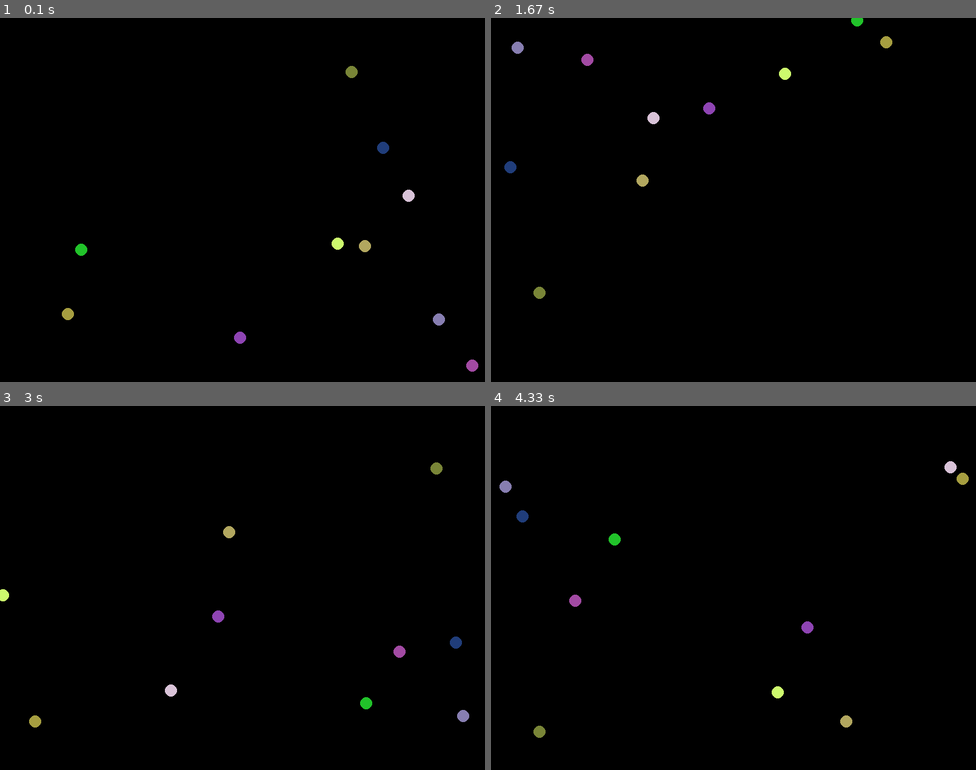
Above: before the commit, frames 1-4 (two rows, left to right).
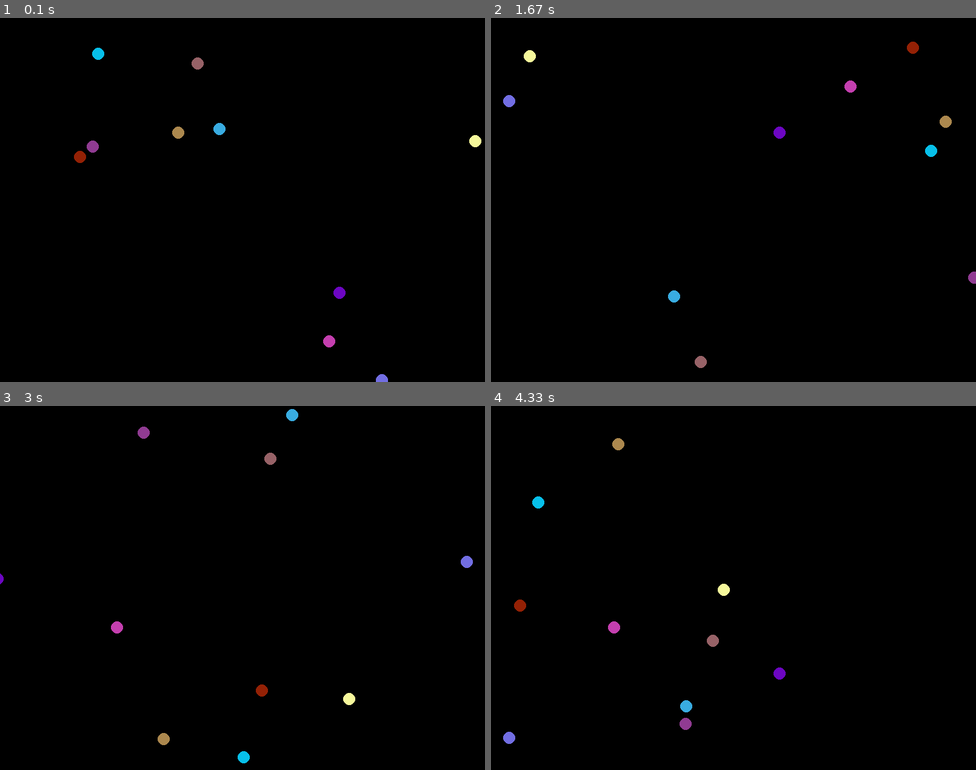
Above: after the commit, the same moments.

Repository: cascales27/katapygame
Game: pygame game, started from ball.py
Two runs of this game, one before a commit and one after it. Both use one fixed random seed, a clock stepped at 60 frames per second and the inputs below.
Inputs:
- Up to frame 1 (0.1 s): no input
- Up to frame 2 (1.67 s): no input
- Up to frame 3 (3 s): no input
- Up to frame 4 (4.33 s): no input

The runs differ from the first frame. In frame 1, 1.3% of the frame differs, in the area x 12-100%, y 8-100%; in frame 2, 1.2%; in frame 3, 1.2%; in frame 4, 1.3%, in the area x 1-99%, y 8-93%.

Commit message:
conclass

Diff:
--- a/ball.py
+++ b/ball.py
@@ -26,6 +26,66 @@
 pantalla = pg.display.set_mode((ANCHO, ALTO))
 reloj = pg.time.Clock()
 
+class Bola():
+    def __init__(self, x, y, vx, vy, color):
+        import pygame as pg
+import sys
+from random import randint
+def rebotaX(x):
+    if x <=0 or x >=ANCHO:
+        return -1
+    return 1
+def rebotaY(y):
+    if y <=0 or y >=ALTO:
+        return -1
+    return 1
+ROJO = (255, 0, 0)
+AZUL = (0, 0, 255)
+VERDE = (0, 255, 0)
+NEGRO = (0, 0, 0)
+ANCHO = 800
+ALTO = 600
+pg.init()
+pantalla = pg.display.set_mode((ANCHO, ALTO))
+reloj = pg.time.Clock()
+class Bola():
+    def __init__(self, x, y, vx, vy, color):
+        self.x = x
+        self.y = y
+        self.vx = vx
+        self.vy = vy
+        self.color = color
+
+bolas = []
+for _ in range(10):
+    bola = Bola(randint(0, ANCHO),
+                randint(0, ALTO),
+                randint(5, 10),
+                randint(5, 10),
+                (randint(0, 255), randint(0,255), randint(0,255)))
+    bolas.append(bola)
+
+game_over = False
+while not game_over:
+    v = reloj.tick(60)
+    #Gestion de eventos
+    for evento in pg.event.get():
+        if evento.type == pg.QUIT:
+            game_over = True
+    # Modificación de estado
+    for bola in bolas:
+        bola.x += bola.vx
+        bola.y += bola.vy
+        bola.vy *= rebotaY(bola.y)
+        bola.vx *= rebotaX(bola.x)
+    # Gestión de la pantalla
+    pantalla.fill(NEGRO)
+    for bola in bolas:
+        pg.draw.circle(pantalla, bola.color, (bola.x, bola.y), 10)
+    pg.display.flip()
+pg.quit()
+sys.exit()
+
 bolas = []
 for _ in range(10):
     bola = {'x': randint(0, ANCHO),
@@ -39,18 +99,18 @@
 game_over = False
 while not game_over:
     v = reloj.tick(60)
-    #Gestion de eventos
+    # Gestion de eventos
     for evento in pg.event.get():
         if evento.type == pg.QUIT:
             game_over = True
 
     # Modificación de estado
     for bola in bolas:
-        bola['x'] += bola['vx']
-        bola['y'] += bola['vy']
+        bola.x += bola.vx
+        bola.y += bola.vy
 
-        bola['vy'] *= rebotaY(bola['y'])
-        bola['vx'] *= rebotaX(bola['x'])
+        bola.vy *= rebotaY(bola.y)
+        bola.vx *= rebotaX(bola.x)
 
 
     # Gestión de la pantalla
